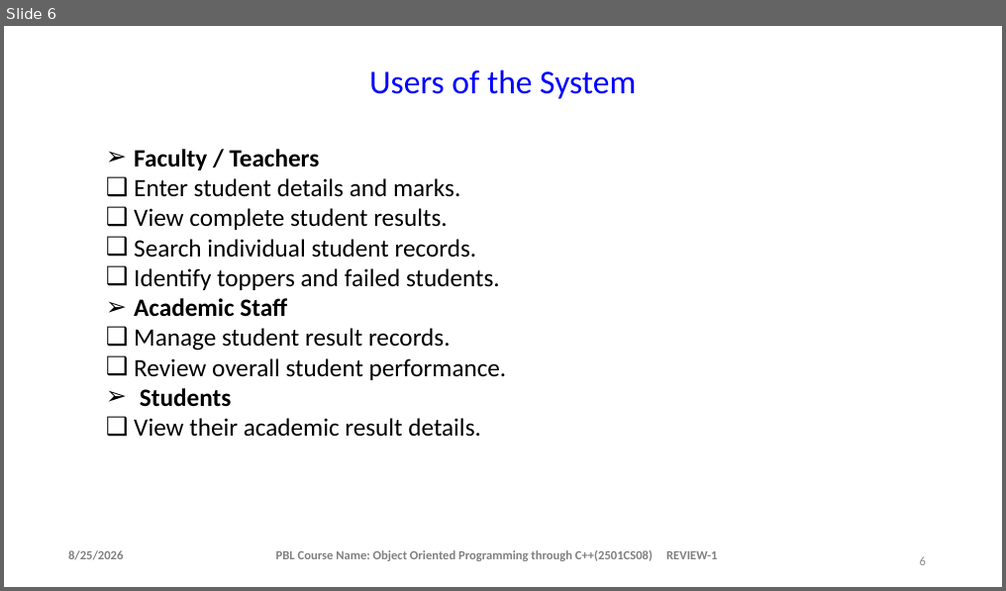
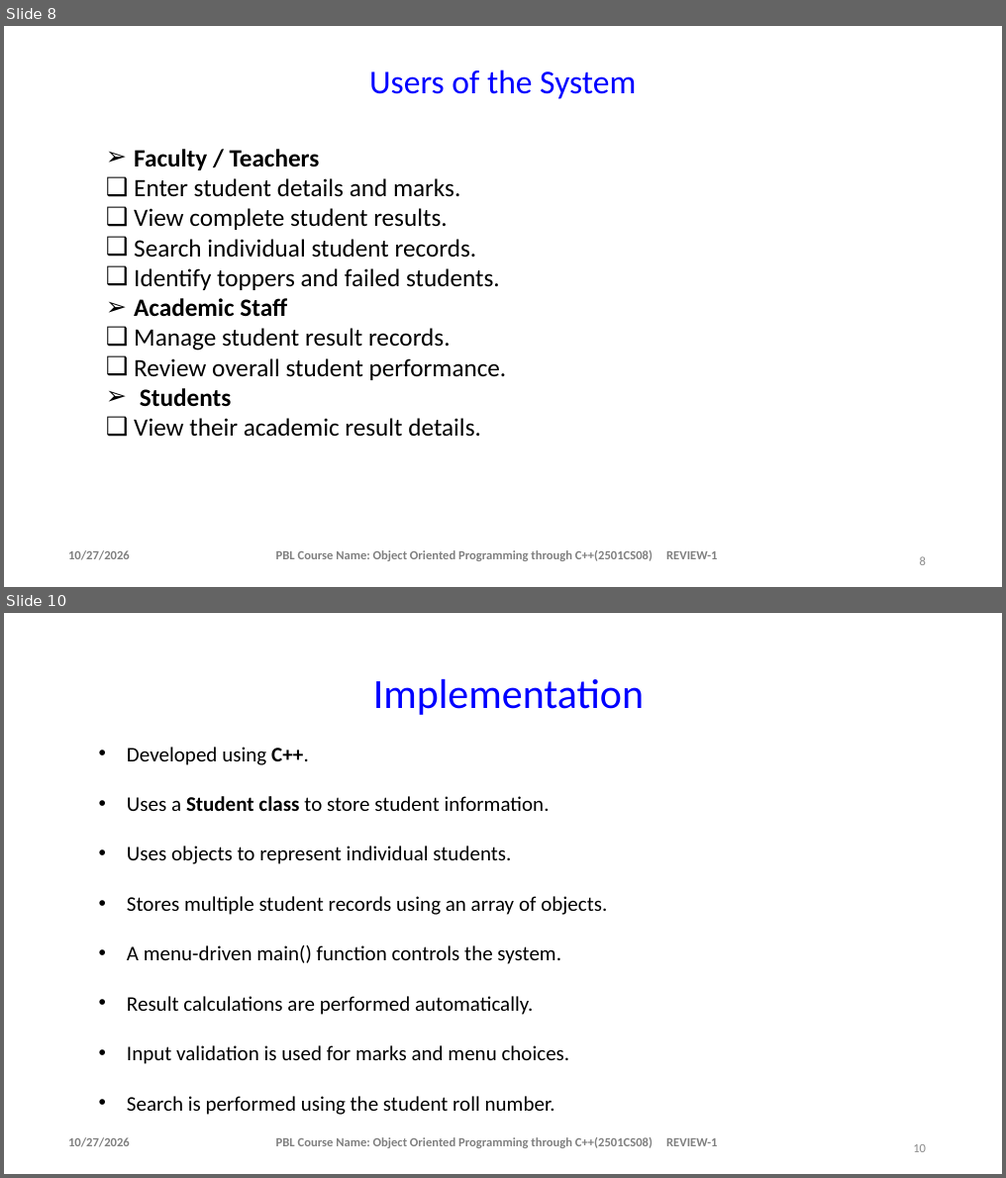
Before and after one commit to saipasupuleti314-oss/c-, a slide deck: student result system ppt.pptx. Shown one above the other, each under a label of ours: slide 6 before the commit, slides 8 and 10 after it; the slides between them are not shown. The pictures are 1006x591 and 1006x1178 pixels, drawn with LibreOffice and Linux fonts; fonts in the diff are those of the drawing; background and template pictures are left out. Boxes give left, top, right and bottom in pixels: in the first picture for what was removed or moved away, otherwise in the second. Text is boxed around its words. In the diff, an @@ line names an element or a change of style, - is before the commit and + after.

```diff
--- a/student result system ppt.pptx
+++ b/student result system ppt.pptx
@@ slide 10 added at box(4, 613, 1002, 1174), background #FFFFFF @@
@@ text added at box(373, 679, 644, 715), 40 pt, text #0000FF @@
+Implementation
@@ text added at box(127, 747, 607, 1115), 20 pt, text #000000 @@
+• Developed using C++.
+• Uses a Student class to store student information.
+• Uses objects to represent individual students.
+• Stores multiple student records using an array of objects.
+• A menu-driven main() function controls the system.
+• Result calculations are performed automatically.
+• Input validation is used for marks and menu choices.
+• Search is performed using the student roll number.
@@ text added at box(68, 1138, 130, 1148), 12 pt, text #808080, bold @@
+10/27/2026
@@ text added at box(276, 1138, 717, 1149), 12 pt, text #808080, bold @@
+PBL Course Name: Object Oriented Programming through C++(2501CS08) REVIEW-1
@@ page number added at box(913, 1145, 926, 1153), 12 pt, text #8C8C8C @@
+10
@@ what was slide 6 is now slide 8 @@
@@ slide 8 changed as well @@
@@ text at box(68, 551, 130, 561): text changed @@
-8/25/2026
+10/27/2026
```
Also in this commit, not shown: 10 other slides changed, 8 other slides added, 1 slide removed.
